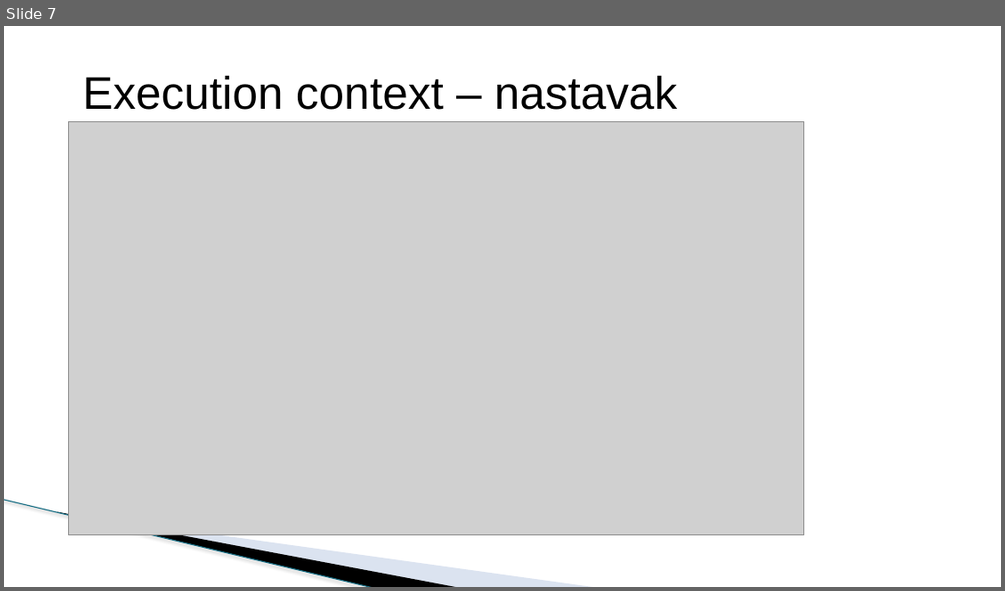
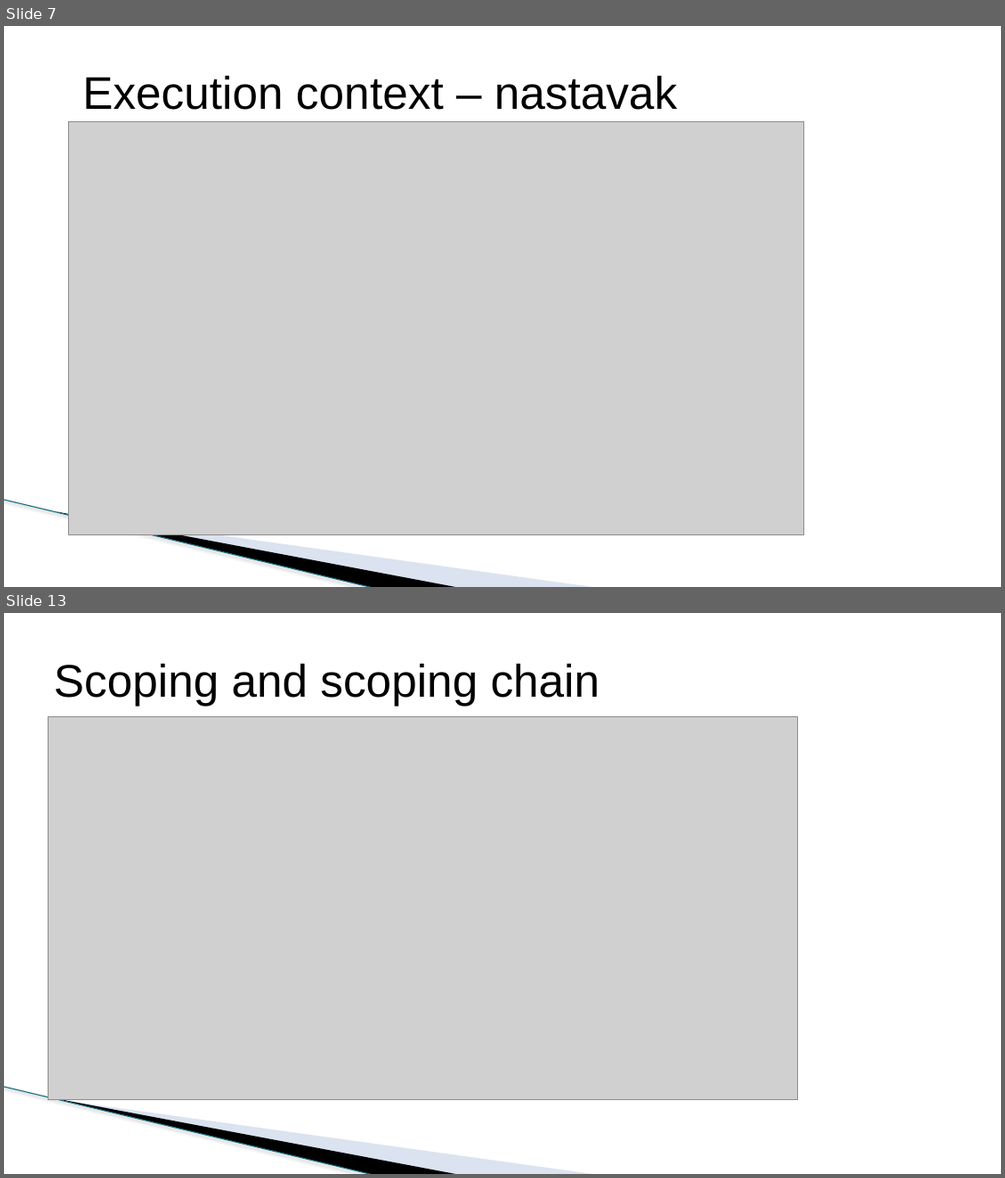
Before and after one commit to todalexcode/kurs-front-end, a slide deck: sesija-09/PPT/Front-End Developer-09.pptx. Shown one above the other, each under a label of ours: slide 7 before the commit, slides 7 and 13 after it; the slides between them are not shown. The pictures are 1005x591 and 1005x1178 pixels, drawn with LibreOffice and Linux fonts; fonts in the diff are those of the drawing; grey boxes stand for pictures; background and template pictures are left out. Boxes give left, top, right and bottom in pixels: in the first picture for what was removed or moved away, otherwise in the second. Text is boxed around its words. In the diff, an @@ line names an element or a change of style, - is before the commit and + after.

```diff
--- a/sesija-09/PPT/Front-End Developer-09.pptx
+++ b/sesija-09/PPT/Front-End Developer-09.pptx
@@ slide 13 added at <box>4,613,1001,1174</box>, background #FFFFFF; not listed: 3 template elements that a slide beside it also shows @@
@@ title added at <box>54,663,600,706</box>, 44 pt, text #000000 @@
+Scoping and scoping chain
@@ picture added at <box>48,717,797,1100</box> @@
```
Also in this commit, not shown: 1 slide changed, 9 other slides added, 6 other files.
